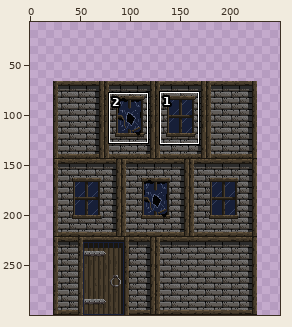
Edited in one commit: sprite sheet (raid/Assets/Art/Backroung Sprites/Houses/House_Brick_2.png). The first picture is a wide view before the edit; the outline marks the close-up.
Close-up. The starting point:
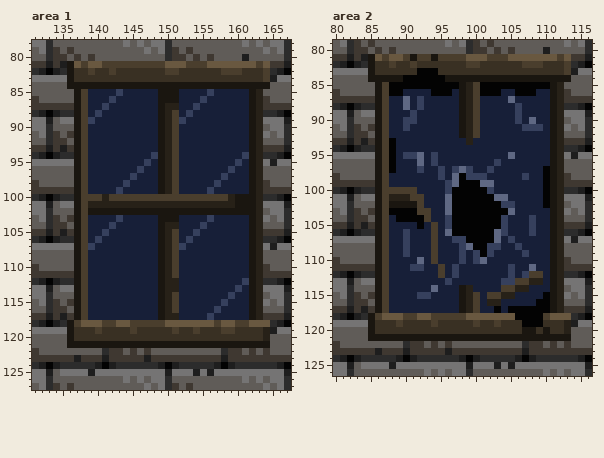
The file is 204x234 pixels. Pixels under 10% opacity are left out. Colours within 5 levels of each other are drawn and written as one. Shown: area 1: x 131..167, y 78..127; area 2: x 80..116, y 79..126. The old version is drawn lined up with the new one, on the new canvas. The wide view leaves out empty margins. The commit also changed other parts of the picture, which this record leaves out.
After the commit:
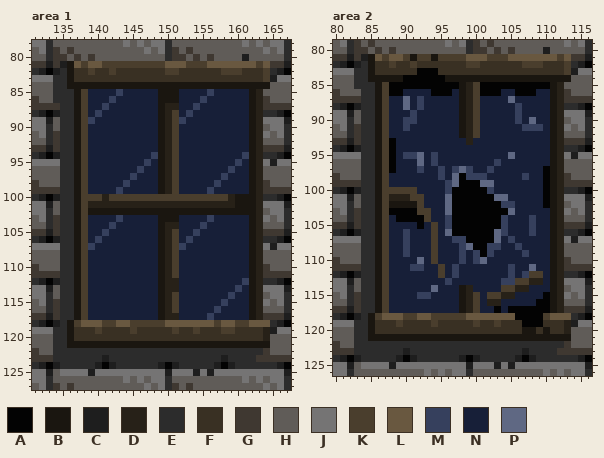
Palette (. is transparent): A #030303  B #1a1610  C #1e1e1e  D #272118  E #2c2c2c  F #393023  G #3f3831  H #605c58  J #757474  K #4a3e2d  L #695840  M #36405d  N #171f38  P #5f6883
The exact change:
canvas 204x234 -> 250x300, the old top-left corner now at 23,66
Area 1:
y 83: x 134..135 JJ -> EE
y 84: x 134..135 HH -> EE
y 85..86: x 134..136 HHH -> EEE
y 87: x 135..136 GG -> EE
y 89: x 135..136 JJ -> EE
y 90: x 135..136 HH -> EE
y 91: x 135..136 HG -> EE
y 92: x 135..136 GH -> EE
y 93: x 135..136 CG -> EE
y 95: x 135..136 JJ -> EE
y 96..98: x 135..136 HH -> EE
y 99: x 135..136 GG -> EE
y 101: x 135..136 JJ -> EE
y 102: x 135..136 HH -> EE
y 103: x 135..136 HG -> EE
y 104: x 135..136 GH -> EE
y 105: x 135..136 CG -> EE
y 107: x 135..136 JJ -> EE
y 108..110: x 135..136 HH -> EE
y 111: x 135..136 GG -> EE
y 113: x 135..136 JJ -> EE
y 114: x 135..136 HH -> EE
y 115: x 135..136 HG -> EE
y 116: x 135..136 GH -> EE
y 117: x 135..136 CG -> EE
y 119: x 134..135 JJ -> EE
y 120..121: x 134..135 HH -> EE
y 122: x 134..140 HHHHHHH -> EEEEEEE; x 142..157 GGHGHGHHHHHHHHHH -> EEEEEEEEEEEEEEEE; x 159..163 GGHGH -> EEEEE
y 123: x 134..140 GGGCGGG -> EEEEEEE; x 142..157 GGGGGCGGGGGGGGGG -> EEEEEEEEEEEEEEEE; x 159..162 GGGG -> EEEE
Area 2:
y 83: x 83..84 JJ -> EE
y 84: x 83..84 HH -> EE
y 85: x 83..85 HHH -> EEE
y 86: x 84..85 HH -> EE
y 87: x 84..85 GG -> EE
y 89: x 84..85 JJ -> EE
y 90: x 84..85 HH -> EE
y 91: x 84..85 HG -> EE
y 92: x 84..85 GH -> EE
y 93: x 84..85 CG -> EE
y 95: x 84..85 JJ -> EE
y 96..98: x 84..85 HH -> EE
y 99: x 84..85 GG -> EE
y 101: x 84..85 JJ -> EE
y 102: x 84..85 HH -> EE
y 103: x 84..85 HG -> EE
y 104: x 84..85 GH -> EE
y 105: x 84..85 CG -> EE
y 107: x 84..85 JJ -> EE
y 108..110: x 84..85 HH -> EE
y 111: x 84..85 GG -> EE
y 113: x 84..85 JJ -> EE
y 114: x 84..85 HH -> EE
y 115: x 84..85 HG -> EE
y 116: x 84..85 GH -> EE
y 117: x 84..85 CG -> EE
y 119: x 83..84 JJ -> EE
y 120..121: x 83..84 HH -> EE
y 122: x 83..89 HHHHHHH -> EEEEEEE; x 91..106 GGHGHGHHHHHHHHHH -> EEEEEEEEEEEEEEEE; x 108..112 GGHGH -> EEEEE
y 123: x 83..89 GGGCGGG -> EEEEEEE; x 91..106 GGGGGCGGGGGGGGGG -> EEEEEEEEEEEEEEEE; x 108..111 GGGG -> EEEE
Pixel boxes of the changes (left, top, right, bottom) in both close-ups:
changed: (53, 75, 263, 362)
changed: (354, 68, 564, 355)
